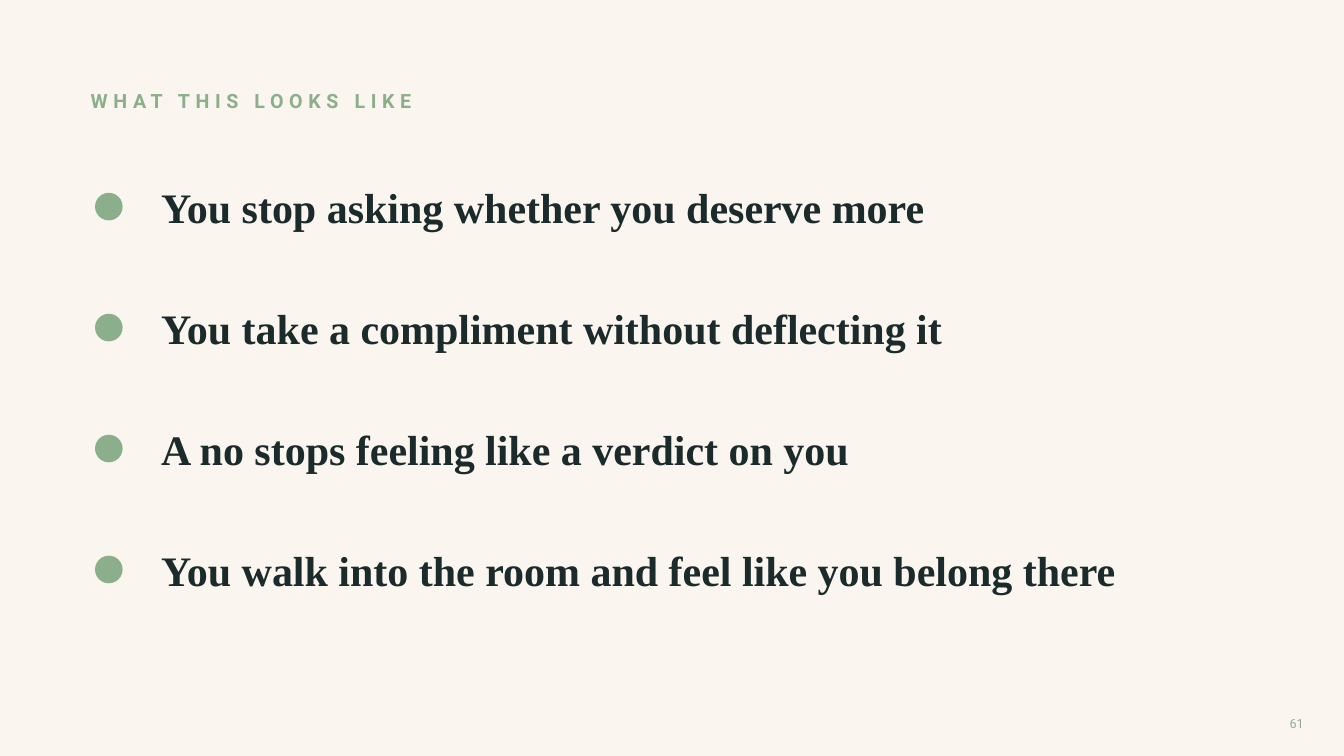
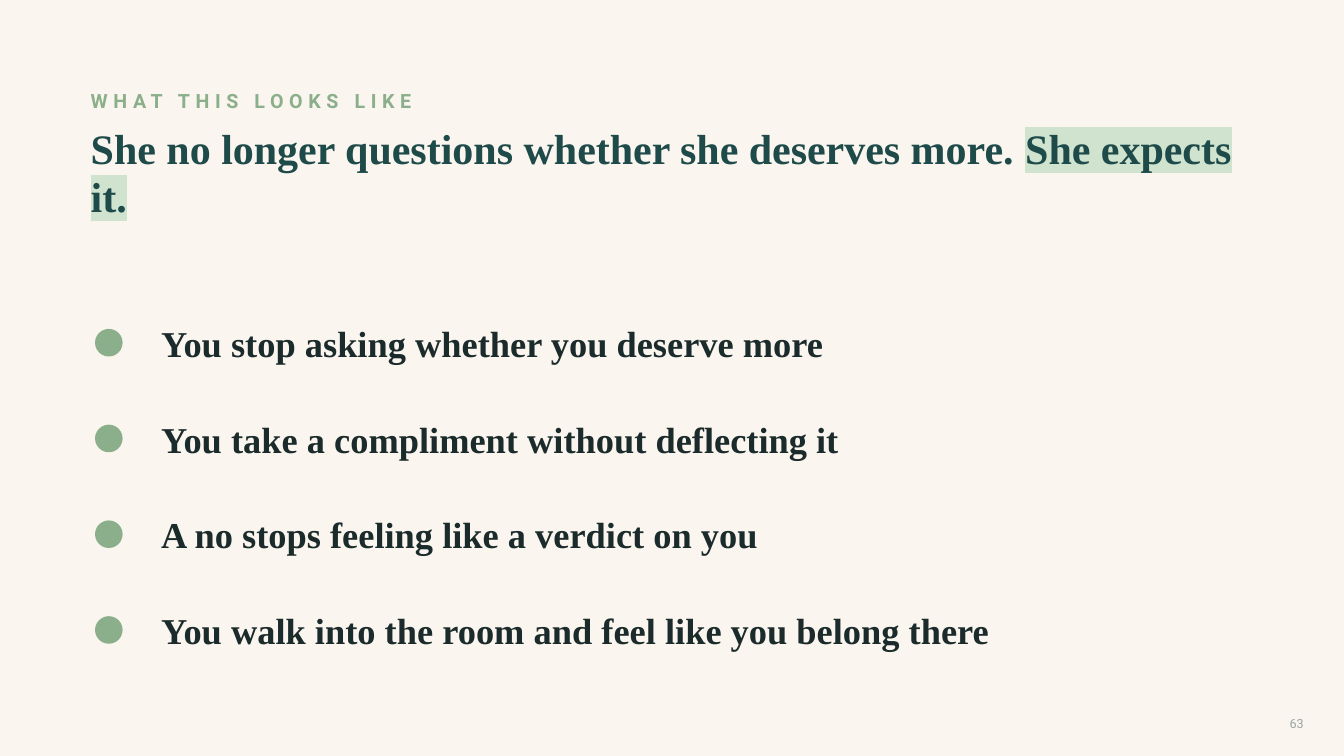
Before and after one commit to danielkelleyy/Beacon-Media, a slide deck: slide 63 of masterclass/tamara-lashchyk/Tamara-Masterclass-v3.pptx (slide 61 before the commit). Drawn at 1344x756 pixels with LibreOffice and Linux fonts; fonts in the diff are those of the drawing. Boxes give left, top, right and bottom in pixels: in the first picture for what was removed or moved away, otherwise in the second. Text is boxed around its words. In the diff, an @@ line names an element or a change of style, - is before the commit and + after.

```diff
--- a/masterclass/tamara-lashchyk/Tamara-Masterclass-v3.pptx
+++ b/masterclass/tamara-lashchyk/Tamara-Masterclass-v3.pptx
@@ text added at [91,135,1231,213], 30 pt, text #1E4A4A, bold @@
+She no longer questions whether she deserves more. She expects it.
@@ size 30 to 26 pt in 4 elements at [161,618,989,651], [161,522,758,555], [161,427,838,460], [161,331,823,364] @@
@@ text "You stop asking whether you ...": place and size @@
-text "You stop asking whether you ..." at [161,194,924,231]
+text "You stop asking whether you ..." at [161,331,823,364]
@@ ellipse: place and size @@
-ellipse at [96,315,122,341]
+ellipse at [96,330,122,356]
@@ text "You take a compliment without ...": place and size @@
-text "You take a compliment without ..." at [161,314,942,352]
+text "You take a compliment without ..." at [161,427,838,460]
@@ ellipse: place and size @@
-ellipse at [96,436,122,462]
+ellipse at [96,425,122,452]
@@ text "A no stops feeling like ...": place and size @@
-text "A no stops feeling like ..." at [161,435,848,473]
+text "A no stops feeling like ..." at [161,522,758,555]
@@ ellipse: place and size @@
-ellipse at [96,557,122,583]
+ellipse at [96,521,122,547]
@@ text "You walk into the room ...": place and size @@
-text "You walk into the room ..." at [161,556,1115,594]
+text "You walk into the room ..." at [161,618,989,651]
@@ ellipse: place and size @@
-ellipse at [96,194,122,220]
+ellipse at [96,617,122,643]
@@ page number at [1290,719,1304,728]: text changed @@
-61
+63
```
Also in this commit, not shown: 7 other slides changed, 12 slides added, 16 slides removed, 5 other files.
